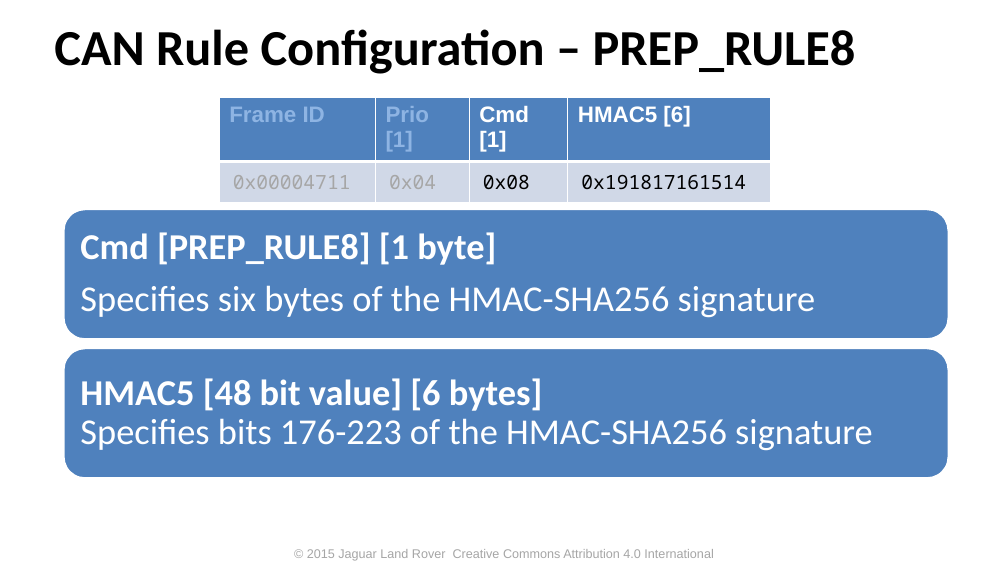
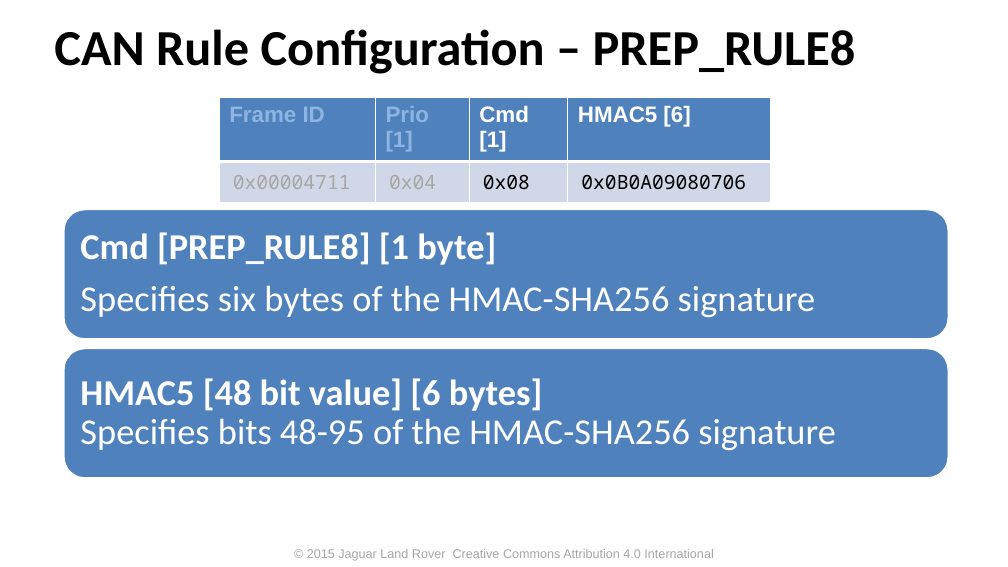
Before and after one commit to PDXostc/canfw, a slide deck: slide 17 of doc/CAN Firewall.pptx. Drawn at 1008x567 pixels with LibreOffice and Linux fonts; fonts in the diff are those of the drawing; background and template pictures are left out. Boxes give left, top, right and bottom in pixels: in the first picture for what was removed or moved away, otherwise in the second. Text is boxed around its words. In the diff, an @@ line names an element or a change of style, - is before the commit and + after.

Commit message:
Little endian of all bitfields. Fixed HMAC length
All multi-frame bitfields are now little endian to facilitate easy roll
out in memory.
Removed unused1 and expanded HMAC to 256 bits (was 240 bits)

```diff
--- a/doc/CAN Firewall.pptx
+++ b/doc/CAN Firewall.pptx
@@ table at (220,98,772,194) @@
-row 2, column 4: 0x191817161514
+row 2, column 4: 0x0B0A09080706
@@ text at (80,378,836,450): text changed @@
-HMAC5 [48 bit value] [6 bytes]
-Specifies bits 176-223 of the HMAC-SHA256 signature
+HMAC5 [48 bit value] [6 bytes]
+Specifies bits 48-95 of the HMAC-SHA256 signature
```
Also in this commit, not shown: 10 other slides changed, 1 other file.
